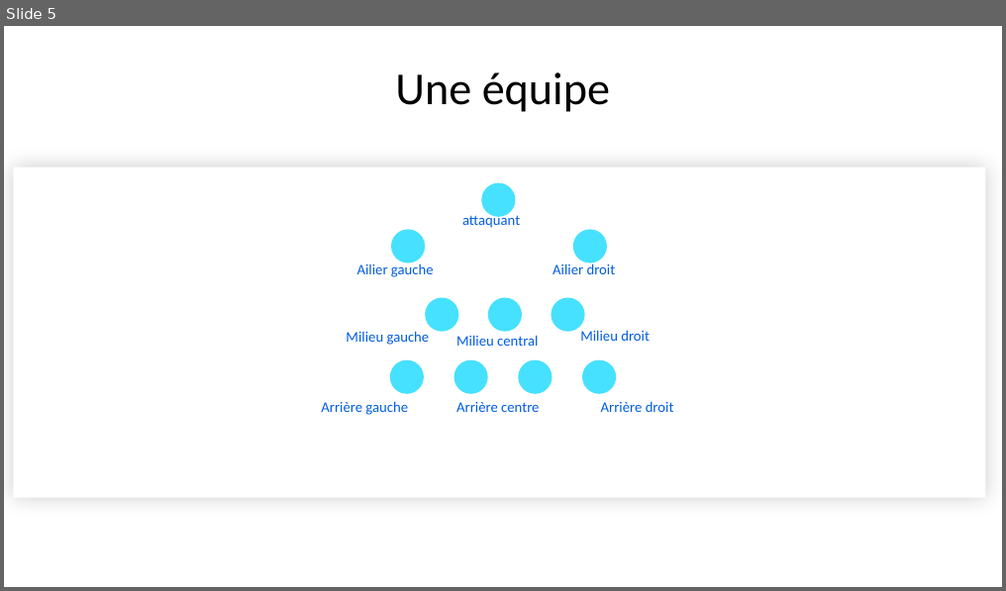
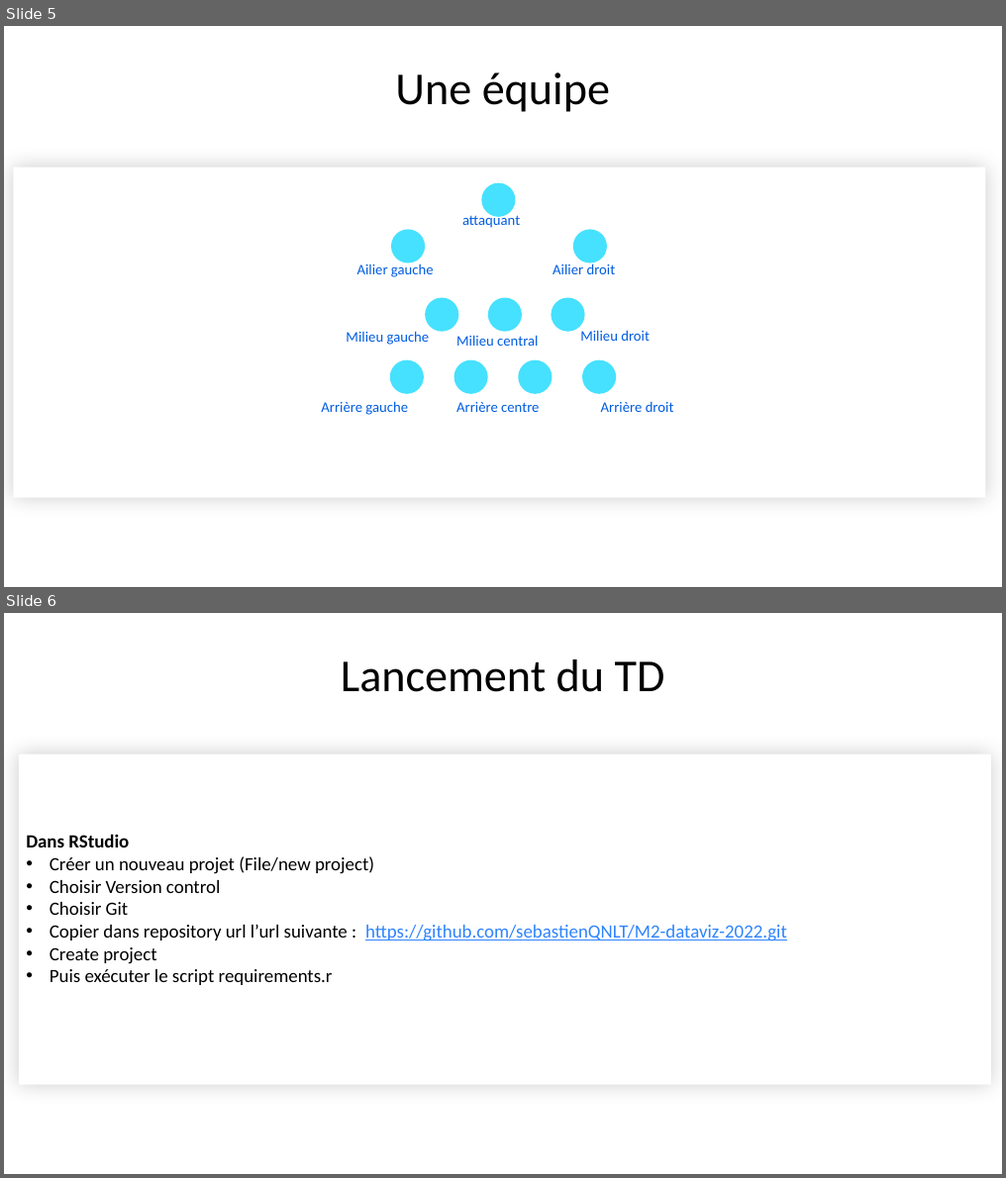
Before and after one commit to sebastienQNLT/M2-dataviz-2022, a slide deck: IRIAF-dataviz-M2-2022 - TD.pptx. Shown one above the other, each under a label of ours: slide 5 before the commit, slides 5 and 6 after it. The pictures are 1006x591 and 1006x1178 pixels, drawn with LibreOffice and Linux fonts; fonts in the diff are those of the drawing. Boxes give left, top, right and bottom in pixels: in the first picture for what was removed or moved away, otherwise in the second. Text is boxed around its words. In the diff, an @@ line names an element or a change of style, - is before the commit and + after.

```diff
--- a/IRIAF-dataviz-M2-2022 - TD.pptx
+++ b/IRIAF-dataviz-M2-2022 - TD.pptx
@@ slide 6 added at [4, 613, 1002, 1174], background #FFFFFF @@
@@ title added at [341, 660, 665, 692], 44 pt, text #000000 @@
+Lancement du TD
@@ rectangle added at [19, 755, 991, 1085], fill #FFFFFF, 18 pt, text #000000 @@
+Dans RStudio
+• Créer un nouveau projet (File/new project)
+• Choisir Version control
+• Choisir Git
+• Copier dans repository url l’url suivante : https://github.com/sebastienQNLT/M2-dataviz-2022.git
+• Create project
+• Puis exécuter le script requirements.r
```
